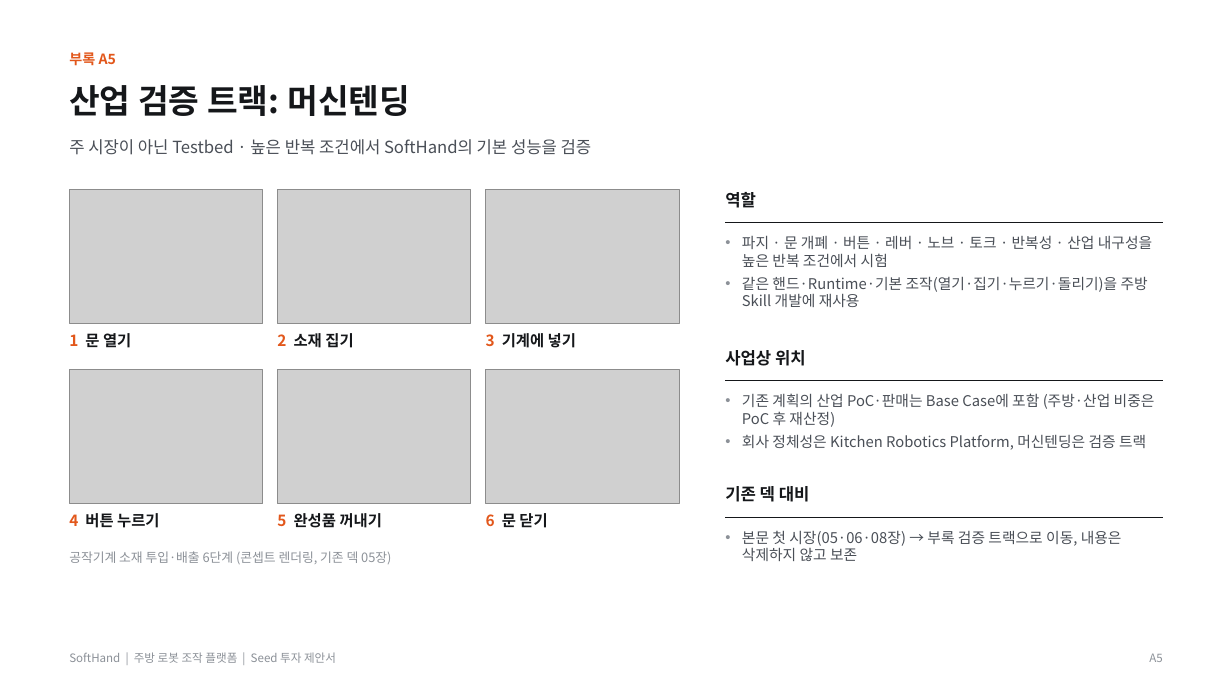
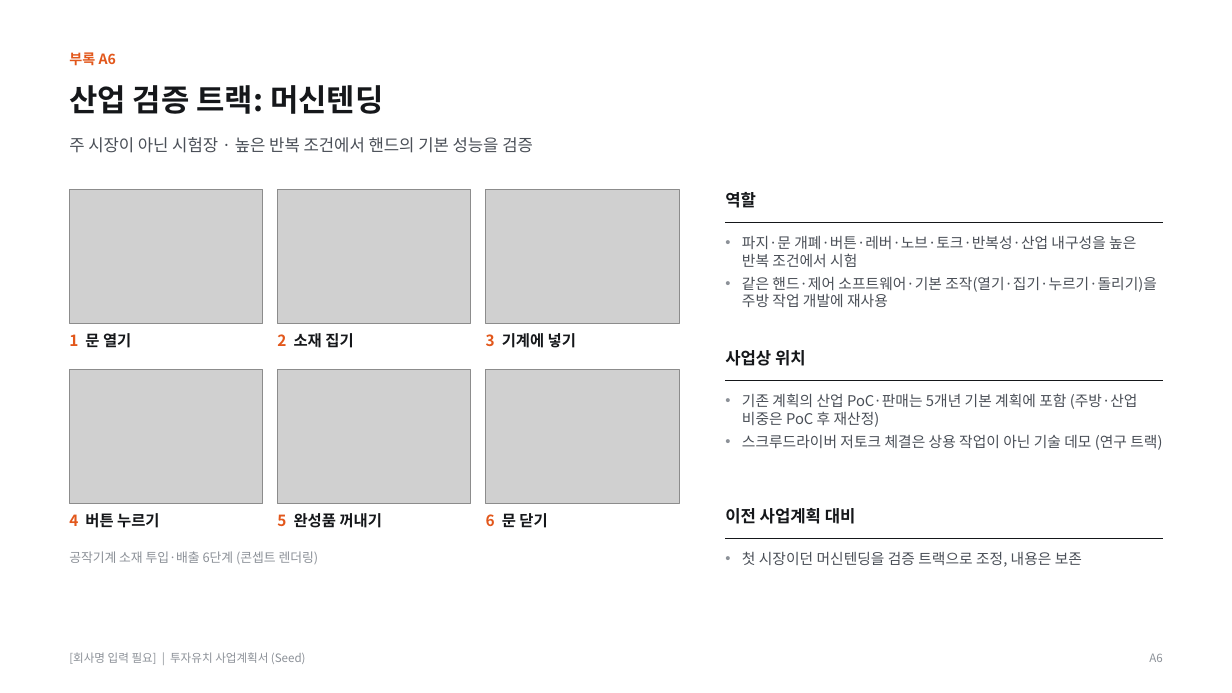
Before and after one commit to kimdonghyun2789-hash/D, a slide deck: slide 21 of SoftHand_Founding_Seed_IR_Deck_Final.pptx (slide 20 before the commit). Drawn at 1232x693 pixels with LibreOffice and Linux fonts; fonts in the diff are those of the drawing; grey boxes stand for pictures. Boxes give left, top, right and bottom in pixels: in the first picture for what was removed or moved away, otherwise in the second. Text is boxed around its words. In the diff, an @@ line names an element or a change of style, - is before the commit and + after.

```diff
--- a/SoftHand_Founding_Seed_IR_Deck_Final.pptx
+++ b/SoftHand_Founding_Seed_IR_Deck_Final.pptx
@@ text "산업 검증 트랙: 머신텐딩" at (x1=69, y1=85, x2=383, y2=114): size 26 to 24 pt @@
@@ text at (x1=69, y1=137, x2=533, y2=153): text changed @@
-주 시장이 아닌 Testbed · 높은 반복 조건에서 SoftHand의 기본 성능을 검증
+주 시장이 아닌 시험장 · 높은 반복 조건에서 핸드의 기본 성능을 검증
@@ text at (x1=742, y1=236, x2=1157, y2=307): text changed @@
-• 파지 · 문 개폐 · 버튼 · 레버 · 노브 · 토크 · 반복성 · 산업 내구성을 높은 반복 조건에서 시험
-• 같은 핸드·Runtime·기본 조작(열기·집기·누르기·돌리기)을 주방 Skill 개발에 재사용
+• 파지·문 개폐·버튼·레버·노브·토크·반복성·산업 내구성을 높은 반복 조건에서 시험
+• 같은 핸드·제어 소프트웨어·기본 조작(열기·집기·누르기·돌리기)을 주방 작업 개발에 재사용
@@ text at (x1=742, y1=393, x2=1162, y2=450): text changed @@
-• 기존 계획의 산업 PoC·판매는 Base Case에 포함 (주방·산업 비중은 PoC 후 재산정)
-• 회사 정체성은 Kitchen Robotics Platform, 머신텐딩은 검증 트랙
+• 기존 계획의 산업 PoC·판매는 5개년 기본 계획에 포함 (주방·산업 비중은 PoC 후 재산정)
+• 스크루드라이버 저토크 체결은 상용 작업이 아닌 기술 데모 (연구 트랙)
@@ text at (x1=725, y1=508, x2=856, y2=524): text changed @@
-기존 덱 대비
+이전 사업계획 대비
@@ line moved from (726, 518) - (1163, 518) to (726, 539) - (1163, 539) @@
@@ text at (x1=69, y1=551, x2=319, y2=564): text changed @@
-공작기계 소재 투입·배출 6단계 (콘셉트 렌더링, 기존 덱 05장)
+공작기계 소재 투입·배출 6단계 (콘셉트 렌더링)
@@ text at (x1=742, y1=551, x2=1082, y2=567): text changed @@
-• 본문 첫 시장(05·06·08장) → 부록 검증 트랙으로 이동, 내용은 삭제하지 않고 보존
+• 첫 시장이던 머신텐딩을 검증 트랙으로 조정, 내용은 보존
@@ text at (x1=69, y1=652, x2=306, y2=664): text changed @@
-SoftHand | 주방 로봇 조작 플랫폼 | Seed 투자 제안서
+[회사명 입력 필요] | 투자유치 사업계획서 (Seed)
```
Also in this commit, not shown: 17 other slides changed, 14 slides added, 14 slides removed, 10 other files.
